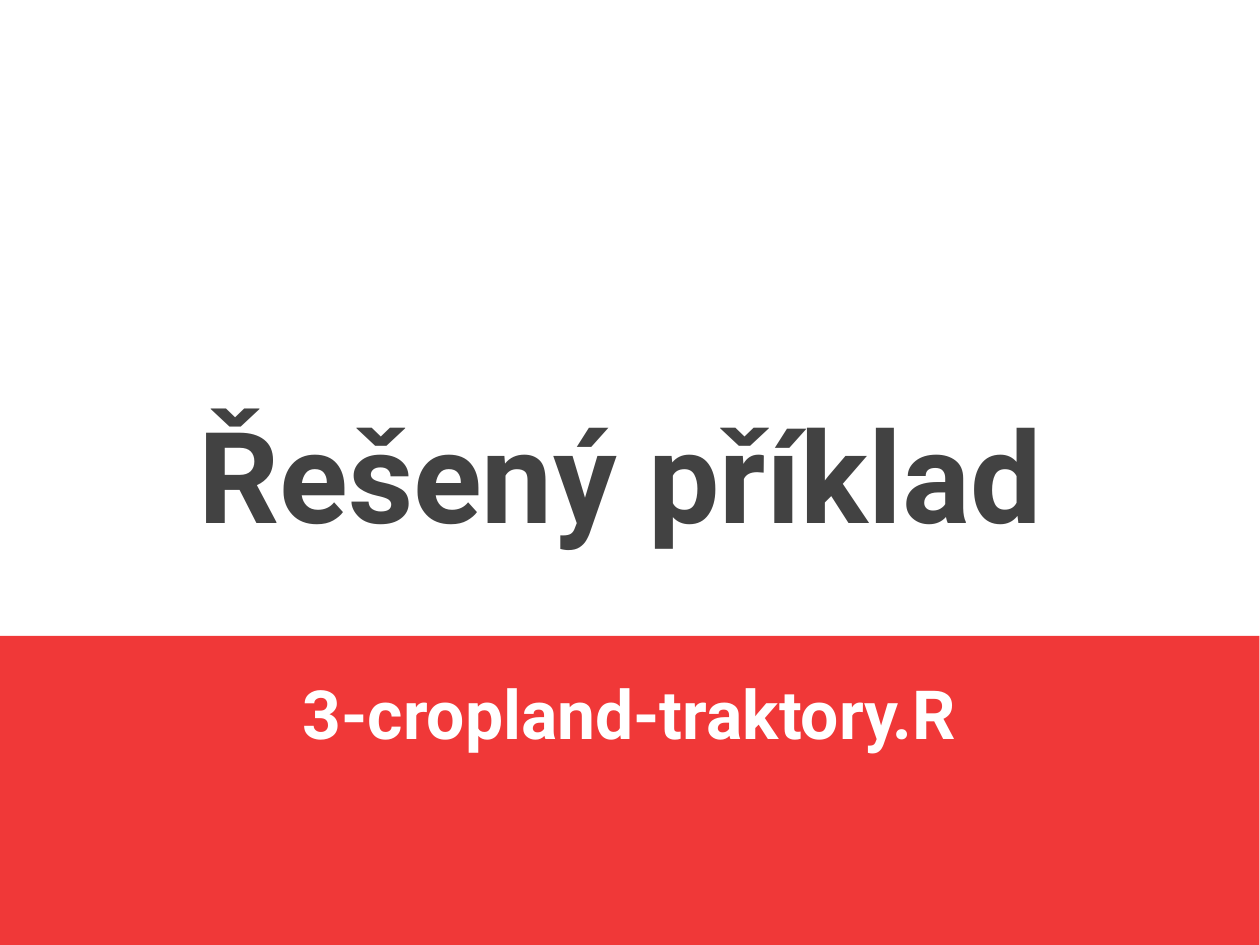
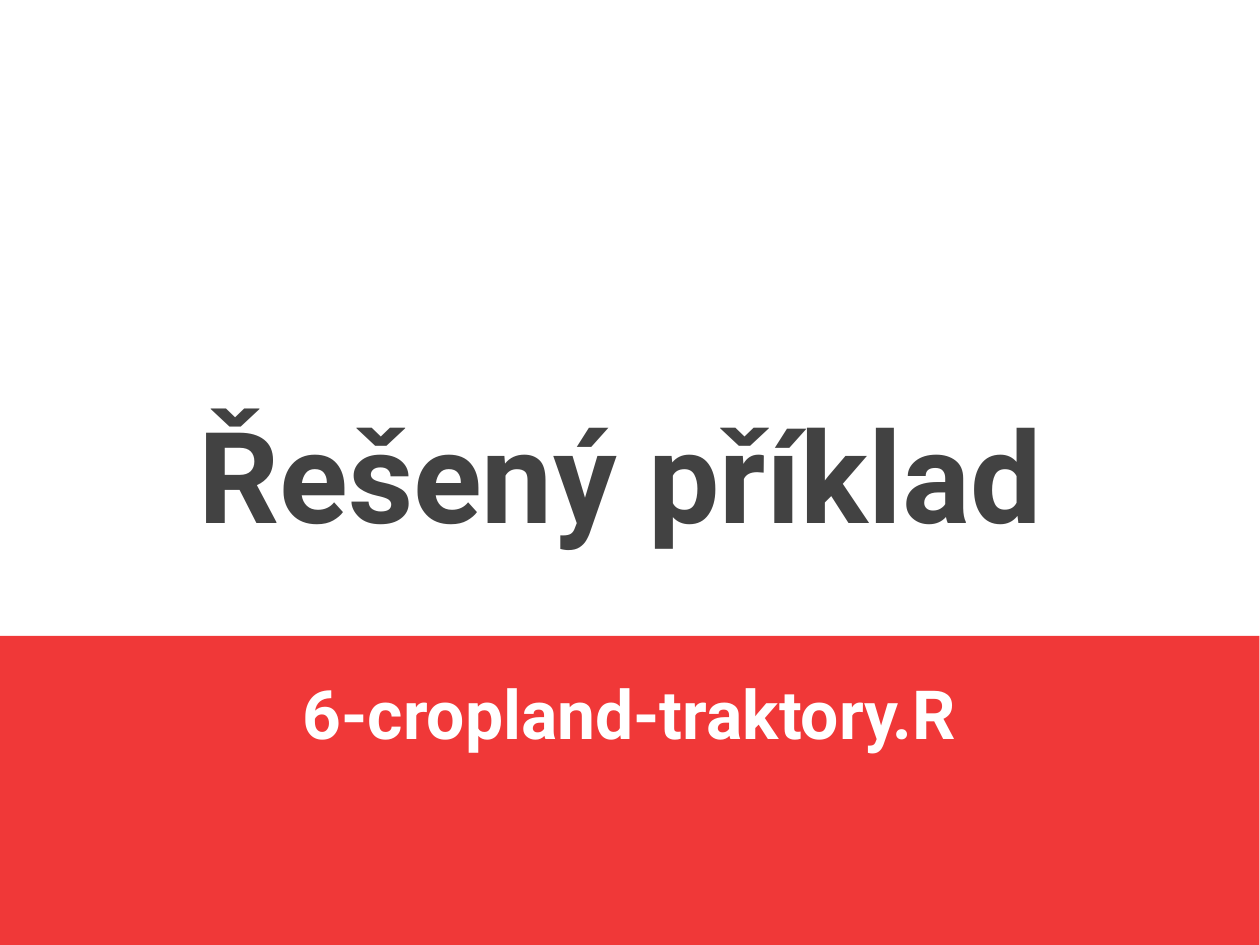
Before and after one commit to jlacko/4EK418, a slide deck: slide 11 of prez/6 - základní statistika.odp. Drawn at 1260x945 pixels with LibreOffice and Linux fonts; fonts in the diff are those of the drawing. Boxes give left, top, right and bottom in pixels: in the first picture for what was removed or moved away, otherwise in the second. Text is boxed around its words. In the diff, an @@ line names an element or a change of style, - is before the commit and + after.

```diff
--- a/prez/6 - základní statistika.odp
+++ b/prez/6 - základní statistika.odp
@@ text at box(303, 688, 956, 754): text changed @@
-3-cropland-traktory.R
+6-cropland-traktory.R
```
Also in this commit, not shown: 4 other slides changed, 59 other files.
